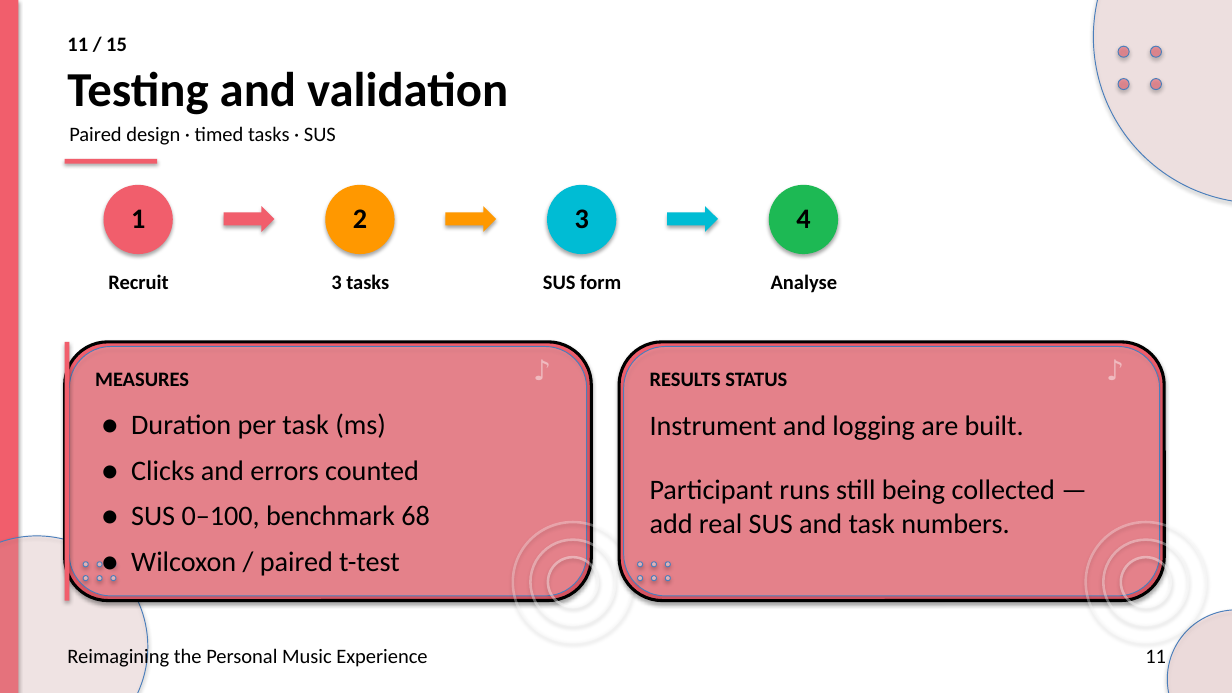
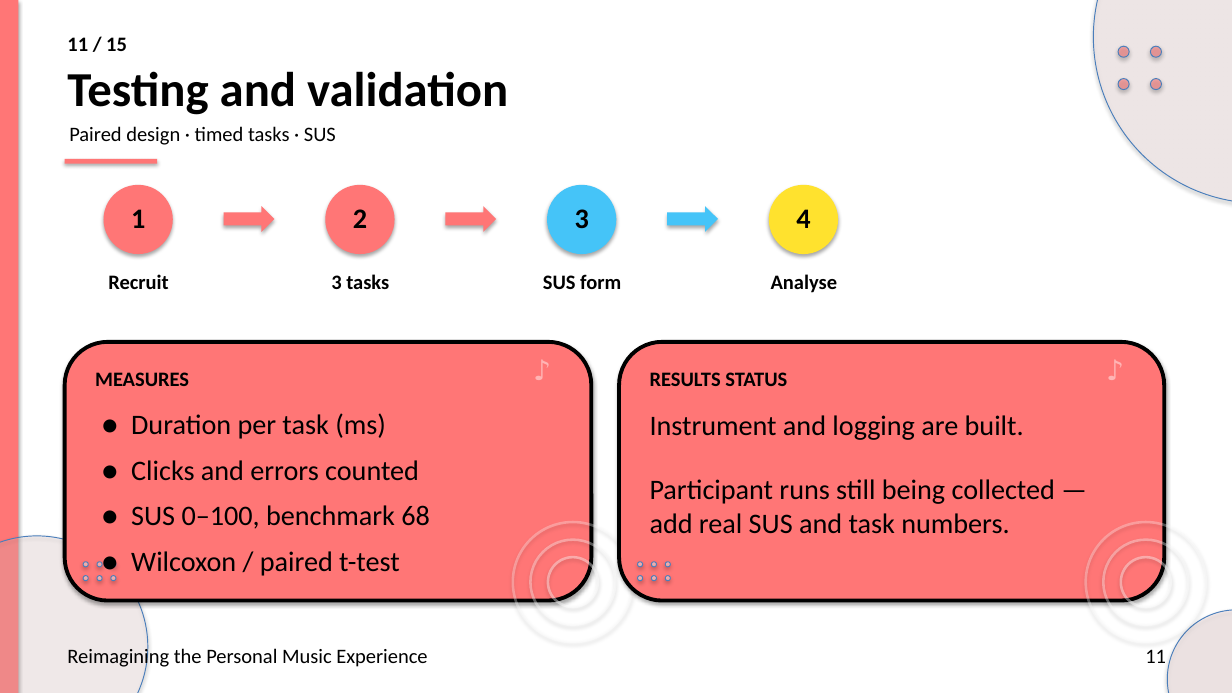
Before and after one commit to preet-kamdar/design-thinking-sem3, a slide deck: slide 11 of docs/Presentation.pptx. Drawn at 1232x693 pixels with LibreOffice and Linux fonts; fonts in the diff are those of the drawing. Boxes give left, top, right and bottom in pixels: in the first picture for what was removed or moved away, otherwise in the second. Text is boxed around its words. In the diff, an @@ line names an element or a change of style, - is before the commit and + after.

```diff
--- a/docs/Presentation.pptx
+++ b/docs/Presentation.pptx
@@ ellipse at bbox=[1093, 0, 1232, 203]: fill #FFCDCD at 28% opacity to #FFE2E2 at 28% opacity @@
@@ fill #F15E6C at 55% opacity to #FF7676 at 55% opacity in 4 elements at bbox=[1118, 46, 1129, 57], bbox=[1151, 46, 1162, 57], bbox=[1118, 79, 1129, 90], bbox=[1151, 79, 1162, 90] @@
@@ fill #F15E6C to #FF7676 in 4 elements at bbox=[0, 0, 18, 693], bbox=[65, 159, 157, 164], bbox=[104, 185, 173, 254], bbox=[224, 206, 274, 232] @@
@@ ellipse at bbox=[325, 185, 395, 254]: fill #FF9800 to #FF7676 @@
@@ right arrow at bbox=[445, 206, 496, 232]: fill #FF9800 to #FF7676 @@
@@ ellipse at bbox=[547, 185, 616, 254]: fill #00BCD4 to #45C4F8 @@
@@ right arrow at bbox=[667, 206, 718, 232]: fill #00BCD4 to #45C4F8 @@
@@ ellipse at bbox=[769, 185, 838, 254]: fill #1DB954 to #FFE22E @@
@@ rounded rectangle at bbox=[65, 342, 592, 601]: fill #F15E6C to #FF7676; outline #000000 2.4 pt to #000000 3 pt @@
@@ rectangle removed at bbox=[65, 342, 69, 601] @@
@@ rounded rectangle removed at bbox=[69, 347, 587, 596] @@
@@ rounded rectangle at bbox=[619, 342, 1165, 601]: fill #F15E6C to #FF7676; outline #000000 2.4 pt to #000000 3 pt @@
@@ rounded rectangle removed at bbox=[624, 347, 1160, 596] @@
@@ ellipse at bbox=[0, 536, 148, 693]: fill #FFCDCD at 24% opacity to #FFE2E2 at 24% opacity @@
```
Also in this commit, not shown: 14 other slides changed, 2 other files.
